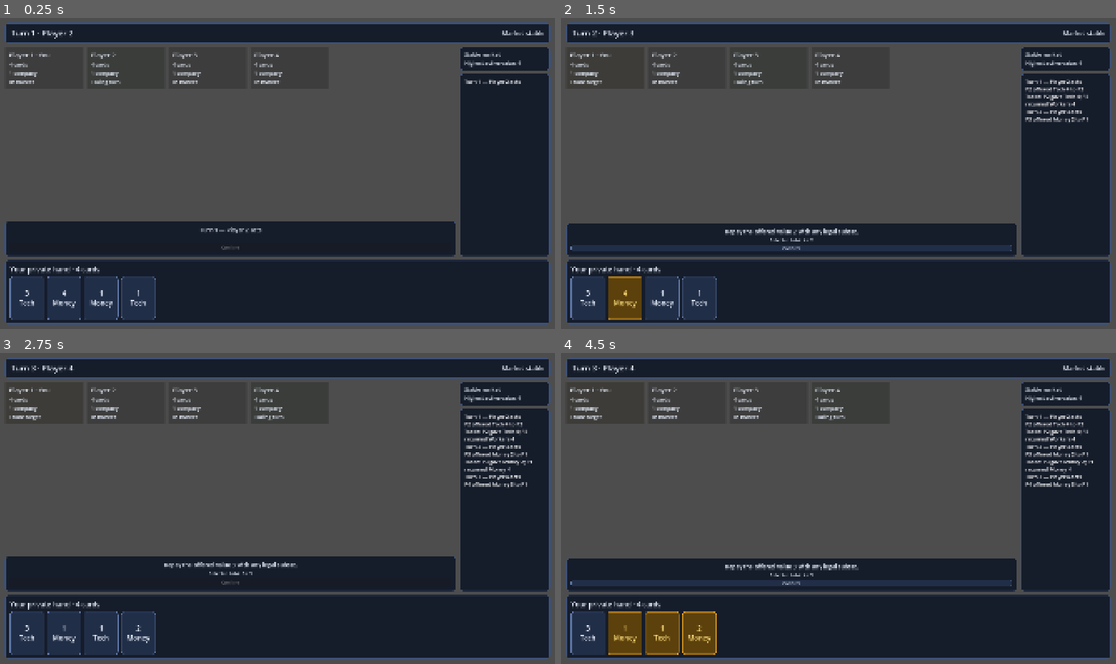
Above: before the commit, frames 1-4 (two rows, left to right).
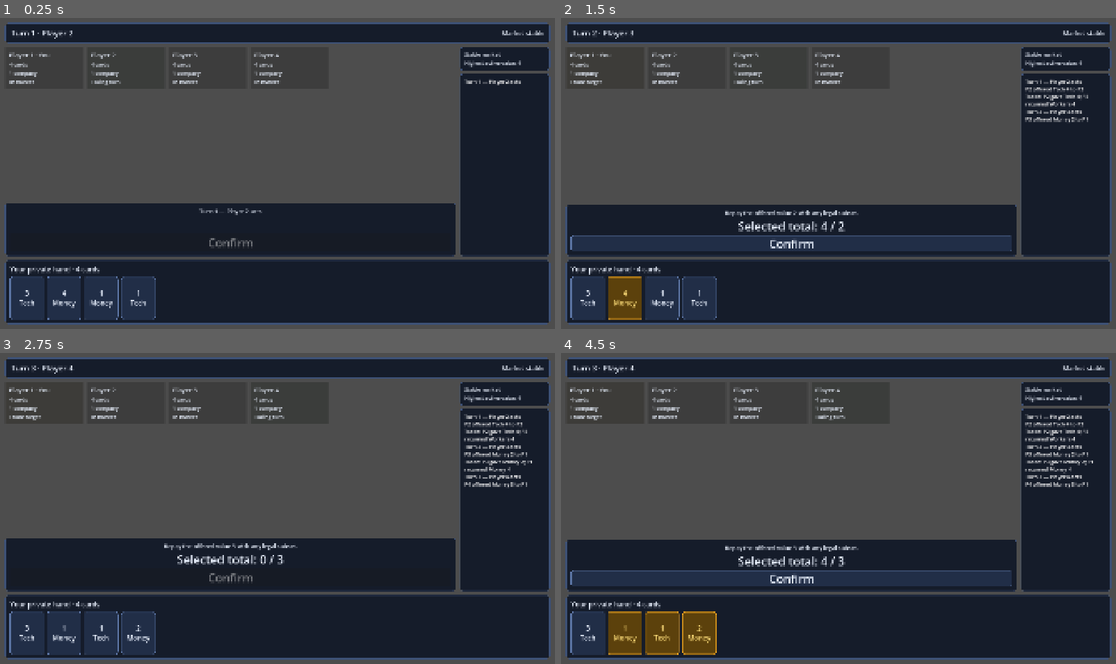
Above: after the commit, the same moments.

Repository: prelios/capitalism
Game: Godot game, scene res://game_controller.tscn
Same seed, same stepped clock (60 frames per second), same inputs: the game is played once before the commit and once after it.
Inputs:
- Up to frame 1 (0.25 s): no input
- Up to frame 2 (1.5 s): click "3 Tech" at 0.5 s; click "4 Money" at 1.25 s
- Up to frame 3 (2.75 s): click "Confirm" at 2 s
- Up to frame 4 (4.5 s): click "1 Money" at 2.75 s; click "1 Tech" at 3.5 s; click "2 Money" at 4.25 s

The runs differ from the first frame. In frame 1, 4.9% of the frame differs, in the area x 0-83%, y 59-75%; in frame 2, 7.9%; in frame 3, 5.3%; in frame 4, 8.0%, in the area x 0-83%, y 60-75%.

Commit message:
Increase font size

Diff:
--- a/godot/game_controller.tscn
+++ b/godot/game_controller.tscn
@@ -7,7 +7,7 @@
 [node name="GameController" type="Node" unique_id=1621176932]
 script = ExtResource("1_3iy47")
 
-[node name="GameTable" parent="." instance=ExtResource("3_table")]
+[node name="GameTable" parent="." unique_id=1924914858 instance=ExtResource("3_table")]
 
 [node name="DebugLogPanel" type="Panel" parent="." unique_id=843706736]
 visible = false
--- a/godot/ui/capitalism_theme.tres
+++ b/godot/ui/capitalism_theme.tres
@@ -1,16 +1,4 @@
-[gd_resource type="Theme" load_steps=4 format=3]
-
-[sub_resource type="StyleBoxFlat" id="Panel"]
-bg_color = Color(0.075, 0.102, 0.16, 0.96)
-border_width_left = 1
-border_width_top = 1
-border_width_right = 1
-border_width_bottom = 1
-border_color = Color(0.25, 0.33, 0.48, 1)
-corner_radius_top_left = 10
-corner_radius_top_right = 10
-corner_radius_bottom_right = 10
-corner_radius_bottom_left = 10
+[gd_resource type="Theme" format=3 uid="uid://ddpelfcpfeibm"]
 
 [sub_resource type="StyleBoxFlat" id="ButtonNormal"]
 bg_color = Color(0.13, 0.18, 0.28, 1)
@@ -36,10 +24,24 @@
 corner_radius_bottom_right = 8
 corner_radius_bottom_left = 8
 
+[sub_resource type="StyleBoxFlat" id="Panel"]
+bg_color = Color(0.075, 0.102, 0.16, 0.96)
+border_width_left = 1
+border_width_top = 1
+border_width_right = 1
+border_width_bottom = 1
+border_color = Color(0.25, 0.33, 0.48, 1)
+corner_radius_top_left = 10
+corner_radius_top_right = 10
+corner_radius_bottom_right = 10
+corner_radius_bottom_left = 10
+
 [resource]
 default_font_size = 16
-Label/colors/font_color = Color(0.9, 0.93, 0.98, 1)
-PanelContainer/styles/panel = SubResource("Panel")
 Button/colors/font_color = Color(0.92, 0.95, 1, 1)
+Button/font_sizes/font_size = 40
 Button/styles/normal = SubResource("ButtonNormal")
 Button/styles/pressed = SubResource("ButtonPressed")
+Label/colors/font_color = Color(0.9, 0.93, 0.98, 1)
+Label/font_sizes/font_size = 40
+PanelContainer/styles/panel = SubResource("Panel")
Not shown, added: godot/tests/match_end_flow.gd.uid
